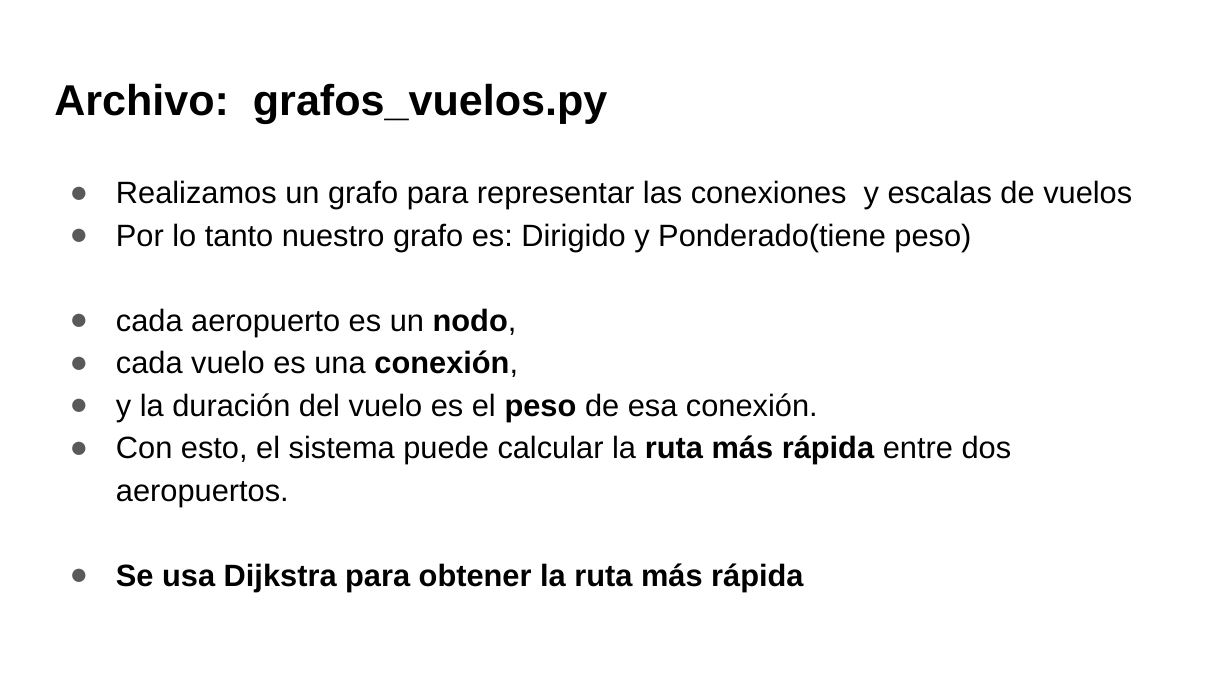
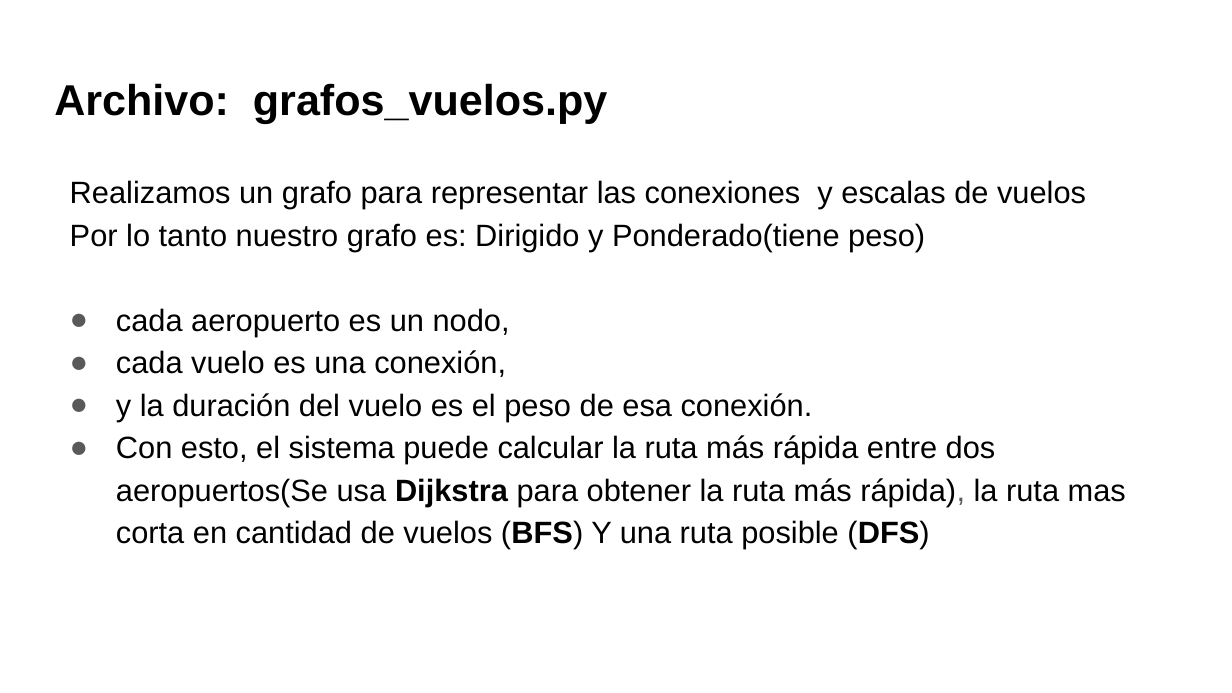
Before and after one commit to MarielaIPS/Final, a slide deck: slide 14 of Sistema de vuelos.pptx (slide 8 before the commit). Drawn at 1232x693 pixels with LibreOffice and Linux fonts; fonts in the diff are those of the drawing; background and template pictures are left out. Boxes give left, top, right and bottom in pixels: in the first picture for what was removed or moved away, otherwise in the second. Text is boxed around its words. In the diff, an @@ line names an element or a change of style, - is before the commit and + after.

```diff
--- a/Sistema de vuelos.pptx
+++ b/Sistema de vuelos.pptx
@@ text at [70,180,1086,421]: bold off in "nodo,", "conexión,", "peso"; bullet ● to none @@
@@ text at [116,435,1126,549]: text changed @@
-● Con esto, el sistema puede calcular la ruta más rápida entre dos aeropuertos.
-● Se usa Dijkstra para obtener la ruta más rápida
+● Con esto, el sistema puede calcular la ruta más rápida entre dos aeropuertos(Se usa Dijkstra para obtener la ruta más rápida), la ruta mas corta en cantidad de vuelos (BFS) Y una ruta posible (DFS)
```
Also in this commit, not shown: 5 other slides changed, 11 slides added, 1 slide removed, 6 other files.
